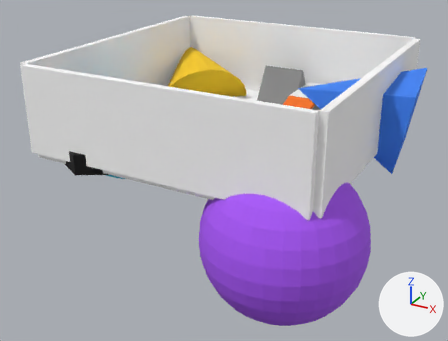
Before and after pictures for a commit that changed the Blender file levels/arena.blend.
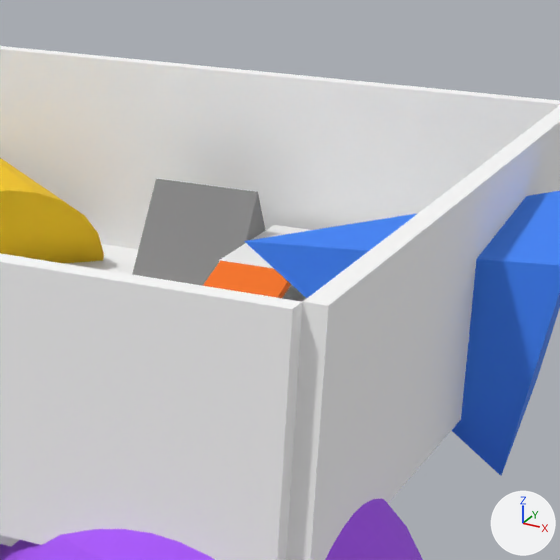
Each version appears first whole from a 50 mm camera at (40.3, -76.8, 31.5) aimed at (-0.1, -3.4, -5.2), and next in a close-up on the part from 47% to 92% of the width and 0% to 60% of the height. Arrows for +X, +Y and +Z are at lower right; the lights stay in place. The older version's two pictures come first.

The scene before the commit, as lines of its bpy script (objects in view):
```python
me_floor = bpy.data.meshes.new('floor')
me_floor.from_pydata(...)  # a box spanning x -0.5..0.5, y -0.5..0.5, z -0.5..0.5
me_floor.materials.append(mat_ffffff)  # white #ffffff
me_ramp_platform = bpy.data.meshes.new('ramp_platform')
me_ramp_platform.from_pydata(...)  # a box spanning x -0.5..0.5, y -0.5..0.5, z -0.5..0.5
me_ramp_platform.materials.append(mat_f1f1f1)  # white #f1f1f1
me_wall_south = bpy.data.meshes.new('wall_south')
me_wall_south.from_pydata(...)  # a box spanning x -0.5..0.5, y -0.5..0.5, z -0.5..0.5
me_wall_south.materials.append(mat_ffffff)  # white #ffffff
ob_floor = bpy.data.objects.new('floor', me_floor)
ob_floor.location = (0.0, 0.0, -0.5)
ob_floor.scale = (40.0, 40.0, 1.0)
ob_ramp_platform = bpy.data.objects.new('ramp_platform', me_ramp_platform)
ob_ramp_platform.location = (8.98, 14.8, 2.74)
ob_ramp_platform.scale = (10.2, 8.52, 0.852)
ob_wall_south = bpy.data.objects.new('wall_south', me_wall_south)
ob_wall_south.location = (0.0, -20.5, 6.0)
ob_wall_south.scale = (40.0, 1.0, 12.0)
# also in view: 'wall_north' at (0.0, 20.5, 6.0); 'wall_east' at (20.5, 0.0, 6.0); 'dome' at (14.6, -14.9, -6.7); 'tri' at (0.5, 16.0, 2.5); 'cone' at (-14.0, 14.0, -0.5)
```
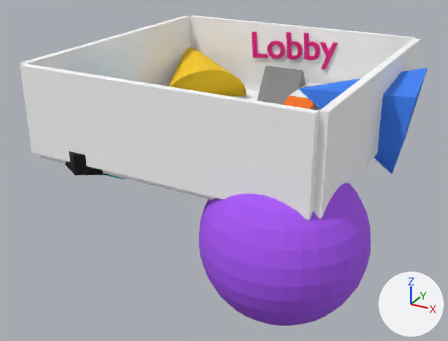
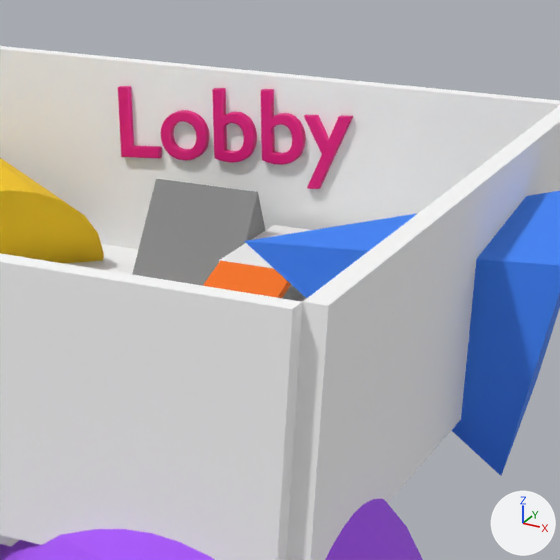
The change, as a diff of the scene's bpy script:
```diff
--- a/levels/arena.blend.py
+++ b/levels/arena.blend.py
@@ mat_material @@
+mat_material = principled_material('Material')
+mat_material.base_color = (0.8, 0.00268, 0.215)  # pink #e70980
@@ txt_lobby @@
+txt_lobby = bpy.data.curves.new('Lobby', 'FONT')
+txt_lobby.body = 'Lobby'
+txt_lobby.materials.append(mat_material)  # pink #e70980
+txt_lobby.bevel_resolution = 2
+txt_lobby.extrude = 0.04
+txt_lobby.bevel_depth = 0.01
@@ ob_lobby @@
+ob_lobby = bpy.data.objects.new('Lobby', txt_lobby)
+ob_lobby.location = (-7.33, 19.86, 6.07)
+ob_lobby.rotation_euler = (1.571, -0.0756, 6.283)  # degrees (90, -4.3, 360)
+ob_lobby.scale = (6.29, 6.29, 6.29)
```

What differs and where, as boxes [x1, y1, x2, y2] in the close-ups (560 x 560 px):
'Lobby', added (pink)
    after: [118, 86, 353, 189]
